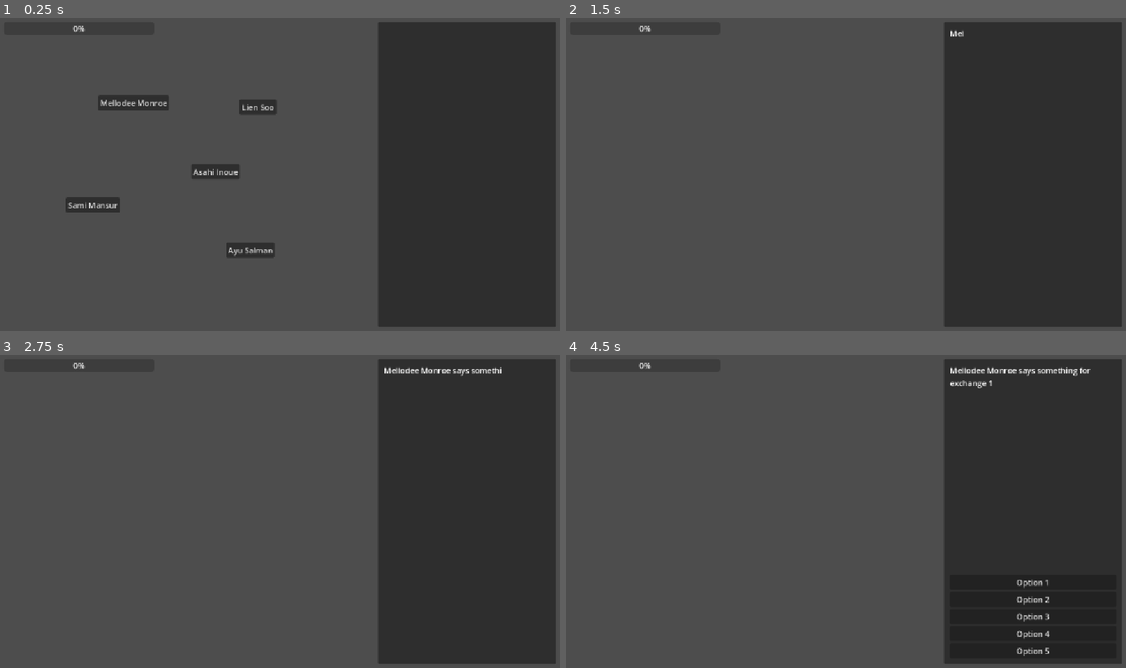
Above: before the commit, frames 1-4 (two rows, left to right).
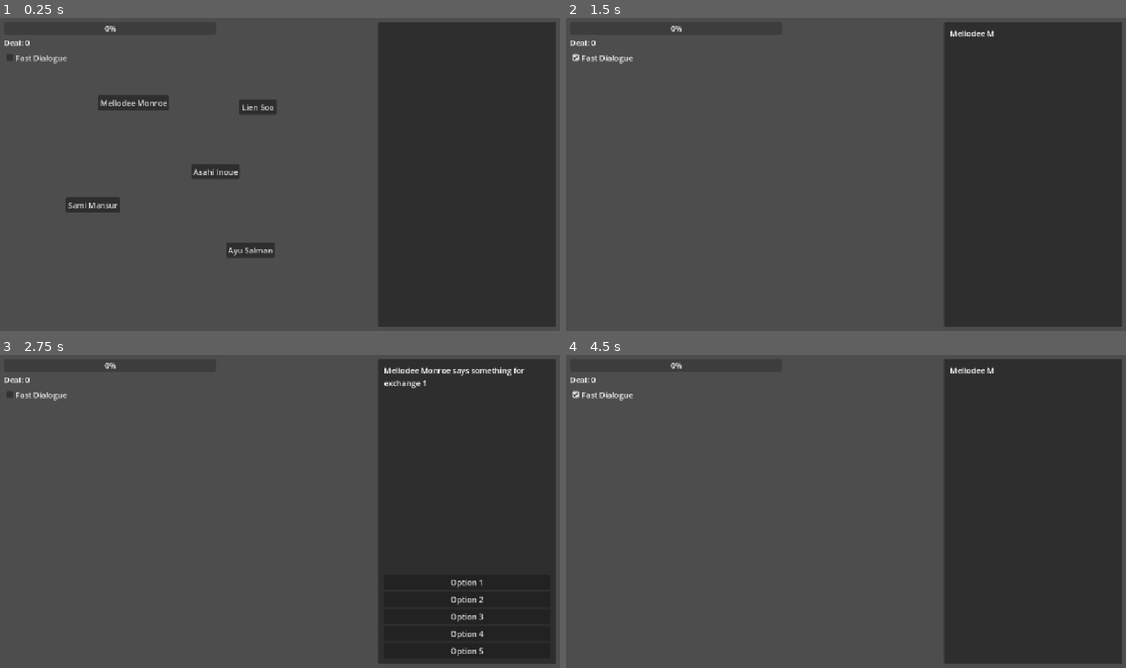
Above: after the commit, the same moments.

Repository: specialOne16/Foggy-Glasses
Game: Godot game, scene res://gameplay/gameplay.tscn
Two runs of this game, one before a commit and one after it. Both use one fixed random seed, a clock stepped at 60 frames per second and the inputs below.
Inputs (mouse positions are in pixels of both pictures, inside the frame that each line leads up to):
- Up to frame 1 (0.25 s): no input
- Up to frame 2 (1.5 s): click (678, 58) at 0.5 s, where only the run after the commit has a clickable "Fast Dialogue"; click "Mellodee Monroe" at 1.25 s
- Up to frame 3 (2.75 s): click (112, 395) at 2 s, where only the run after the commit has a clickable "Fast Dialogue"
- Up to frame 4 (4.5 s): click (1030, 583) at 2.75 s, where only the run after the commit has a clickable "Option 1"; click (678, 395) at 3.5 s, where only the run after the commit has a clickable "Fast Dialogue"; click (1030, 599) at 4.25 s, where only the run after the commit has a clickable "Option 2"

The runs differ from the first frame. In frame 1, 0.2% of the frame differs, in the area x 0-21%, y 2-15%; in frame 2, 0.3%; in frame 3, 0.7%; in frame 4, 0.9%, in the area x 0-94%, y 2-97%.

Commit message:
end game

Diff:
--- /dev/null
+++ b/gameplay/end_game_menu.gd
@@ -0,0 +1,16 @@
+extends PanelContainer
+class_name EndGameMenu
+
+@onready var title: Label = %Title
+@onready var description: Label = %Description
+
+func _ready() -> void:
+	visible = false
+
+func show_menu(_title: String, _description: String):
+	visible = true
+
+	title.text = _title
+	description.text = _description
+
+	get_tree().paused = true
--- /dev/null
+++ b/gameplay/end_game_menu.tscn
@@ -0,0 +1,36 @@
+[gd_scene format=3 uid="uid://b0cree4edurk4"]
+
+[ext_resource type="Script" uid="uid://dyeu4enrn74k0" path="res://gameplay/end_game_menu.gd" id="1_7bqqv"]
+
+[node name="EndGameMenu" type="PanelContainer" unique_id=1972742825]
+anchors_preset = 8
+anchor_left = 0.5
+anchor_top = 0.5
+anchor_right = 0.5
+anchor_bottom = 0.5
+offset_left = -231.0
+offset_top = -115.0
+offset_right = 231.0
+offset_bottom = 115.0
+grow_horizontal = 2
+grow_vertical = 2
+script = ExtResource("1_7bqqv")
+
+[node name="VBoxContainer" type="VBoxContainer" parent="." unique_id=1251468342]
+layout_mode = 2
+
+[node name="Title" type="Label" parent="VBoxContainer" unique_id=1690215349]
+unique_name_in_owner = true
+layout_mode = 2
+size_flags_horizontal = 4
+text = "Success! Partners Found!"
+
+[node name="Description" type="Label" parent="VBoxContainer" unique_id=1190981074]
+unique_name_in_owner = true
+custom_minimum_size = Vector2(100, 0)
+layout_mode = 2
+size_flags_vertical = 3
+text = "Look at you making friends on your own! Let’s celebrate with your favorite cakes!"
+horizontal_alignment = 1
+vertical_alignment = 1
+autowrap_mode = 3
--- a/gameplay/gameplay.gd
+++ b/gameplay/gameplay.gd
@@ -3,6 +3,8 @@
 @onready var persons = [%Person1, %Person2, %Person3, %Person4, %Person5]
 @onready var options = [%Option1, %Option2, %Option3, %Option4, %Option5]
 @onready var nervousness_bar: ProgressBar = %NervousnessBar
+@onready var deal_label: Label = %DealLabel
+@onready var end_game_menu: EndGameMenu = %EndGameMenu
 
 @onready var label: Label = %Label
 @onready var dialogue: Dialogue = %Dialogue
@@ -10,6 +12,8 @@
 var active_person: CandidateData
 var sequence_number = 1
 var success_exchange = 0
+var member_contacted = 0
+var member_deal = 0
 
 func _ready() -> void:
 	for person in persons:
@@ -24,6 +28,7 @@
 func _candidate_selected(candidate: Candidate):
 	active_person = candidate.data
 	sequence_number = 1
+	member_contacted += 1
 	candidate.disabled = true
 	for person in persons: person.visible = false
 
@@ -40,20 +45,46 @@
 		dialogue.start_dialogue_sequence(active_person.get_dialogue(sequence_number))
 	else:
 		active_person = null
-		dialogue.start_dialogue_sequence(["%d errors" % (5 - success_exchange)])
 		match 5 - success_exchange:
-			0, 1: nervousness_bar.value -= 10
+			0, 1:
+				nervousness_bar.value -= 10
+				member_deal += 1
+				deal_label.text = "Deal: %d" % member_deal
 			2: nervousness_bar.value += 5
 			3, 4, 5: nervousness_bar.value += 20
+		dialogue.start_dialogue_sequence(["%d errors" % (5 - success_exchange)])
+
+		success_exchange = 0
 
 func _dialogue_finished():
 	if active_person != null:
 		_toggle_options(true)
 	else:
 		for person in persons: person.visible = true
+		if nervousness_bar.value >= 80: end_game_menu.show_menu(
+			"Tomorrow’s Another Day",
+			"Awww sweetheart everyone gets nervous! There’s always the next market! Now come on, have some of your favorite lemonade and we will try again. I believe in you!"
+		)
+		elif member_deal >= 4: end_game_menu.show_menu(
+			"Success! Partners Found!",
+			"Look at you making friends on your own! Let’s celebrate with your favorite cakes!"
+		)
+		elif member_contacted >= 5: end_game_menu.show_menu(
+			"More Markets Ahead",
+			"I’m so proud of you honey! Next time we’ll both bring our glasses and get even more partners!"
+		)
 
 func _toggle_options(option_visible: bool):
 	if active_person == null: return
 
 	for option in options:
 		option.visible = option_visible
+
+
+func _on_fast_dialogue_check_box_toggled(toggled_on: bool) -> void:
+	if toggled_on:
+		dialogue.typing_delay = 0.0001
+		dialogue.sequence_delay = 0.001
+	else:
+		dialogue.typing_delay = 0.05
+		dialogue.sequence_delay = 0.75
--- a/gameplay/gameplay.tscn
+++ b/gameplay/gameplay.tscn
@@ -9,6 +9,7 @@
 [ext_resource type="Resource" uid="uid://cnvs5aydtk4g3" path="res://contents/Candidate4.tres" id="6_2okcp"]
 [ext_resource type="Resource" uid="uid://bx7e40hxn3630" path="res://contents/Candidate5.tres" id="7_vyivm"]
 [ext_resource type="Script" uid="uid://dge6jk2puryar" path="res://gameplay/components/option.gd" id="8_r5as3"]
+[ext_resource type="PackedScene" uid="uid://b0cree4edurk4" path="res://gameplay/end_game_menu.tscn" id="10_nimes"]
 
 [node name="Gameplay" type="Control" unique_id=1009020929]
 layout_mode = 3
@@ -34,11 +35,24 @@
 [node name="Control" type="Control" parent="MarginContainer" unique_id=944719437]
 layout_mode = 2
 
-[node name="NervousnessBar" type="ProgressBar" parent="MarginContainer/Control" unique_id=312187892]
+[node name="VBoxContainer" type="VBoxContainer" parent="MarginContainer/Control" unique_id=1548569406]
+layout_mode = 0
+offset_right = 434.0
+offset_bottom = 74.0
+
+[node name="NervousnessBar" type="ProgressBar" parent="MarginContainer/Control/VBoxContainer" unique_id=312187892]
 unique_name_in_owner = true
-layout_mode = 1
-offset_right = 307.0
-offset_bottom = 27.0
+layout_mode = 2
+
+[node name="DealLabel" type="Label" parent="MarginContainer/Control/VBoxContainer" unique_id=1259261177]
+unique_name_in_owner = true
+layout_mode = 2
+text = "Deal: 0"
+
+[node name="FastDialogueCheckBox" type="CheckBox" parent="MarginContainer/Control/VBoxContainer" unique_id=270116631]
+unique_name_in_owner = true
+layout_mode = 2
+text = "Fast Dialogue"
 
 [node name="PanelContainer" type="PanelContainer" parent="MarginContainer/Control" unique_id=1510549329]
 layout_mode = 1
@@ -171,3 +185,10 @@
 script = ExtResource("2_ueusv")
 data = ExtResource("7_vyivm")
 metadata/_custom_type_script = "uid://b3nchrelsy3go"
+
+[node name="CanvasLayer" type="CanvasLayer" parent="." unique_id=657021893]
+
+[node name="EndGameMenu" parent="CanvasLayer" unique_id=1972742825 instance=ExtResource("10_nimes")]
+unique_name_in_owner = true
+
+[connection signal="toggled" from="MarginContainer/Control/VBoxContainer/FastDialogueCheckBox" to="." method="_on_fast_dialogue_check_box_toggled"]
Not shown, added: gameplay/end_game_menu.gd.uid
